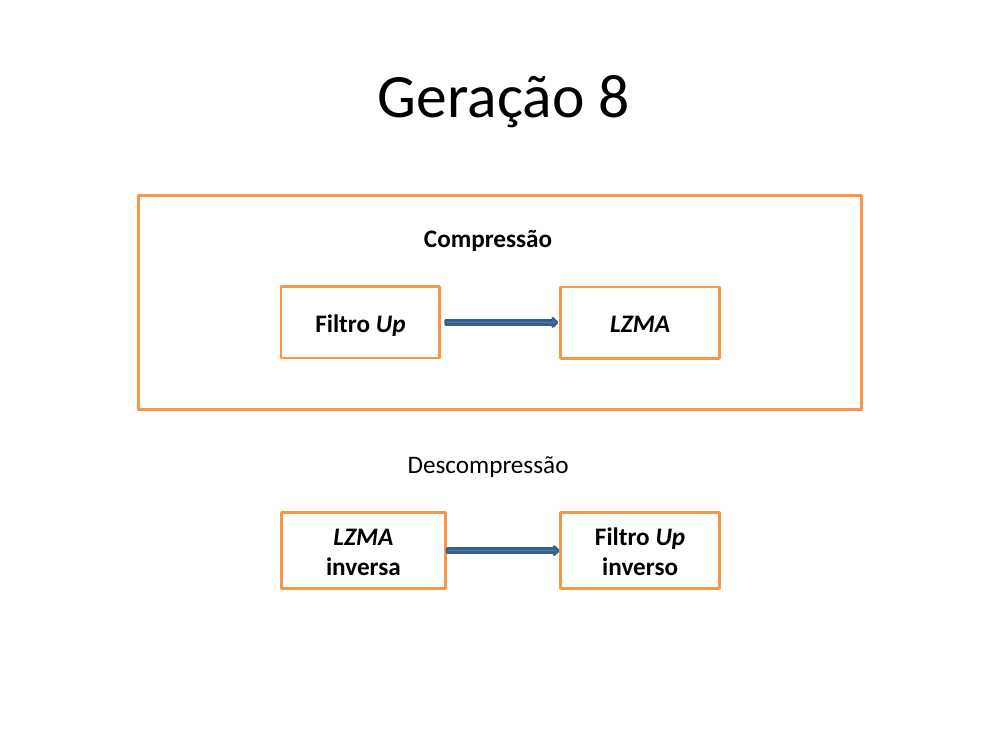
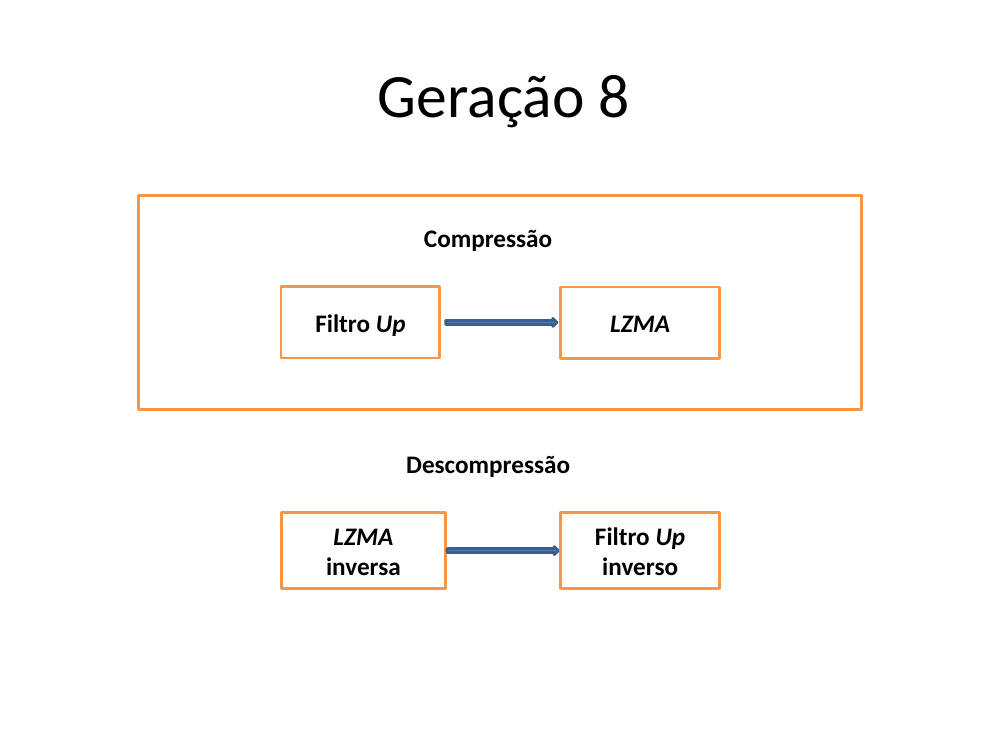
Before and after one commit to smartlord7/EntropicCompressor, a slide deck: slide 14 of research/report/Apresentação.pptx (slide 17 before the commit). Drawn at 1008x756 pixels with LibreOffice and Linux fonts; fonts in the diff are those of the drawing. Boxes give left, top, right and bottom in pixels: in the first picture for what was removed or moved away, otherwise in the second. Text is boxed around its words. In the diff, an @@ line names an element or a change of style, - is before the commit and + after.

```diff
--- a/research/report/Apresentação.pptx
+++ b/research/report/Apresentação.pptx
@@ text "Descompressão" at [406, 456, 570, 477]: bold on @@
```
Also in this commit, not shown: 5 other slides changed, 1 slide added.
